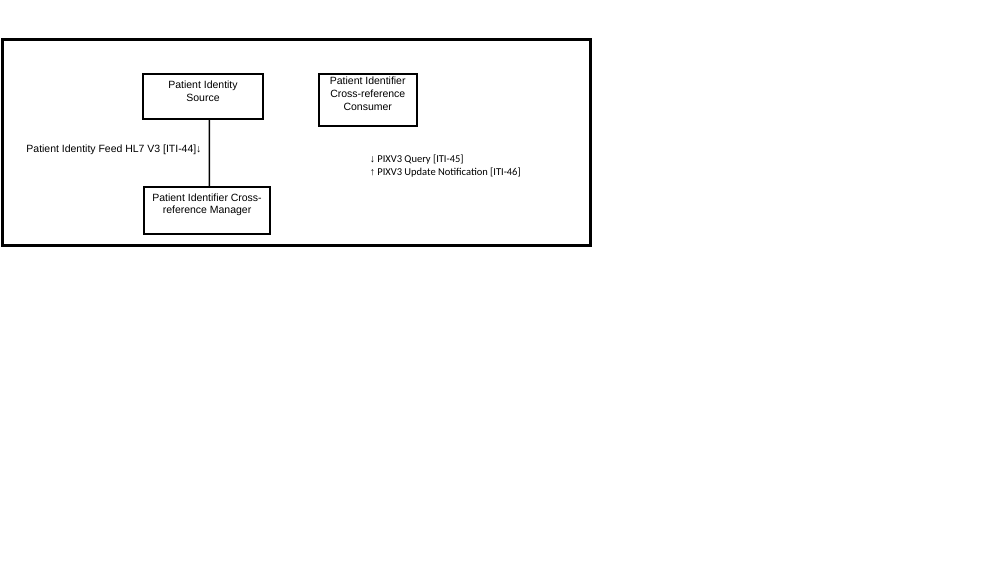
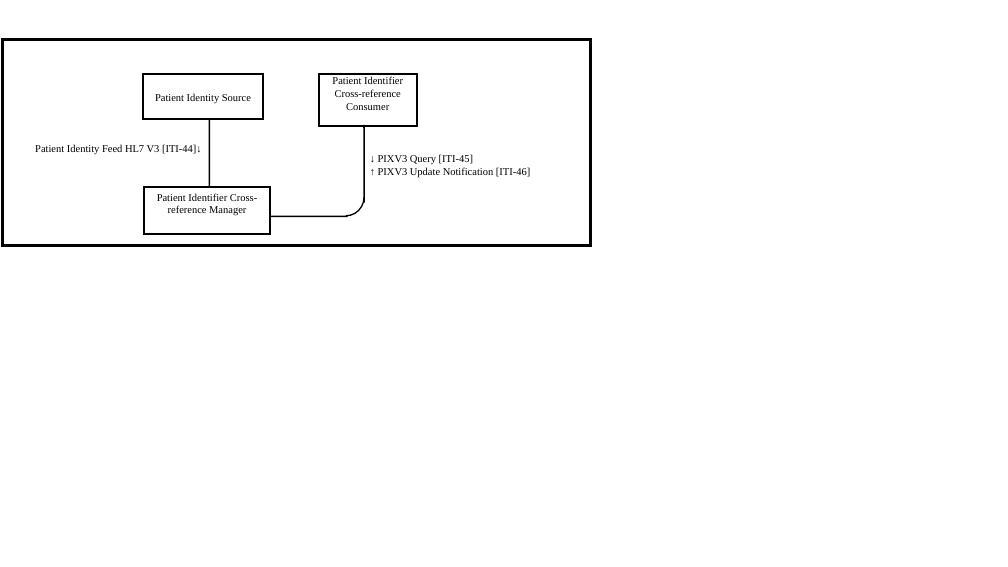
Before and after one commit to IHE/publications, a slide deck: slide 1 of ITI/TF/Volume1/media/Figure_23.1-1.pptx. Drawn at 1008x567 pixels with LibreOffice and Linux fonts; fonts in the diff are those of the drawing. Boxes give left, top, right and bottom in pixels: in the first picture for what was removed or moved away, otherwise in the second. Text is boxed around its words. In the diff, an @@ line names an element or a change of style, - is before the commit and + after.

```diff
--- a/ITI/TF/Volume1/media/Figure_23.1-1.pptx
+++ b/ITI/TF/Volume1/media/Figure_23.1-1.pptx
@@ font Arial to Times New Roman in 4 elements at (35, 144, 202, 155), (143, 74, 262, 119), (144, 187, 270, 234), (319, 74, 417, 126) @@
@@ line added from (364, 125) to (364, 203), #000000 1.5 pt @@
@@ arc (boxed as its full ellipse) added at (327, 179, 364, 216), outline #000000 1.25 pt @@
@@ text "↓ PIXV3 Query [ITI-45]" at (378, 154, 530, 178): font Calibri to Times New Roman @@
@@ line added from (270, 216) to (348, 216), #000000 1.5 pt @@
```
Also in this commit, not shown: 7 other files.
